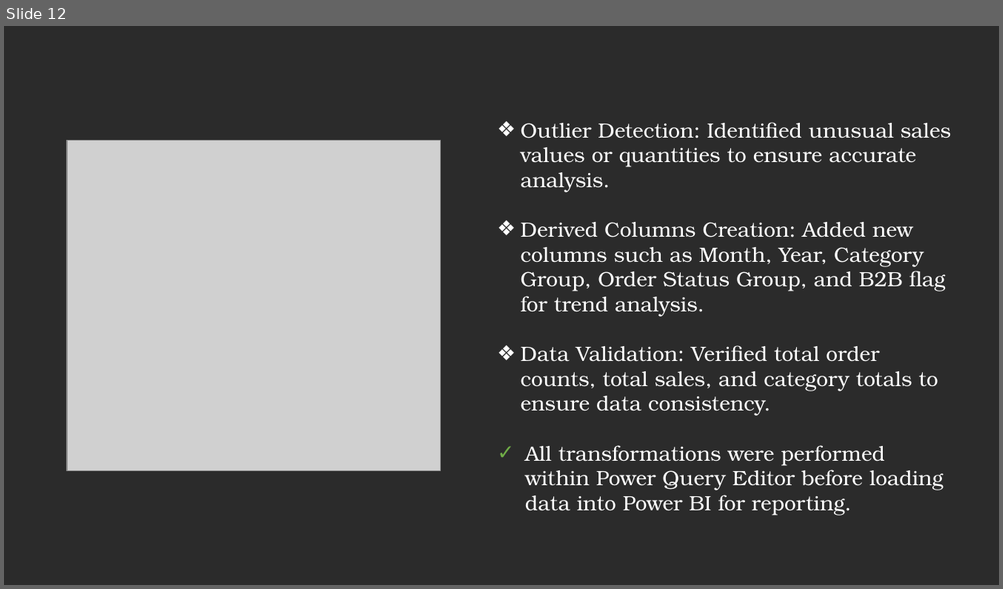
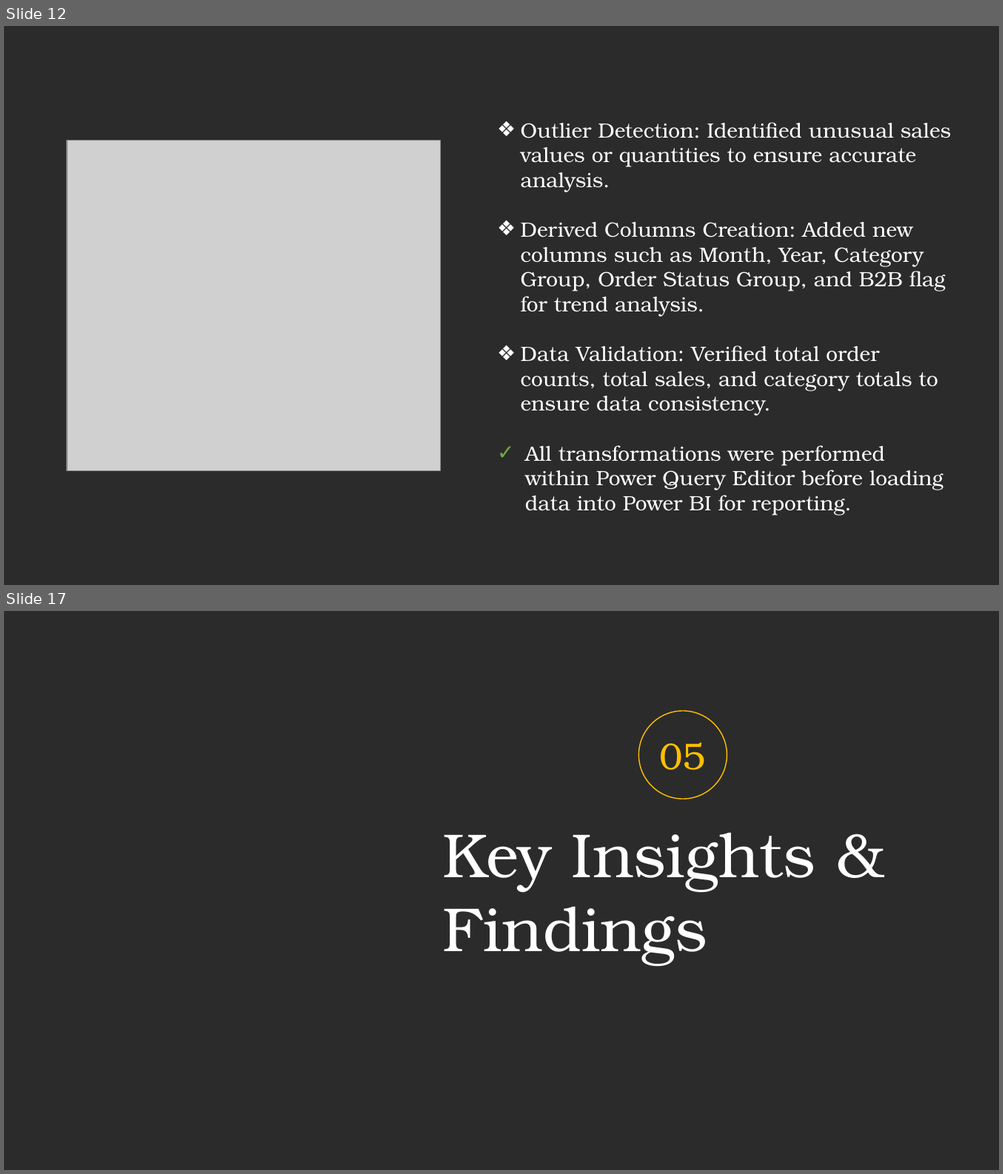
Before and after one commit to prafullwahatule/BI-Amazon-Sale-Report, a slide deck: Report/Amazon Sales Report.pptx. Shown one above the other, each under a label of ours: slide 12 before the commit, slides 12 and 17 after it; the slides between them are not shown. The pictures are 1003x589 and 1003x1174 pixels, drawn with LibreOffice and Linux fonts; fonts in the diff are those of the drawing; grey boxes stand for pictures; background and template pictures are left out; a plain dark background stands for a picture behind light text. Boxes give left, top, right and bottom in pixels: in the first picture for what was removed or moved away, otherwise in the second. Text is boxed around its words. In the diff, an @@ line names an element or a change of style, - is before the commit and + after.

```diff
--- a/Report/Amazon Sales Report.pptx
+++ b/Report/Amazon Sales Report.pptx
@@ slide 17 added at (4, 611, 999, 1170), background picture (left out) @@
@@ ellipse added at (639, 711, 727, 799), outline #FFC000 1 pt, 36 pt, text #FFC000 @@
+05
@@ text added at (443, 832, 815, 966), 60 pt, text #FFFFFF @@
+Key Insights & Findings
```
Also in this commit, not shown: 1 slide changed, 12 other slides added.
